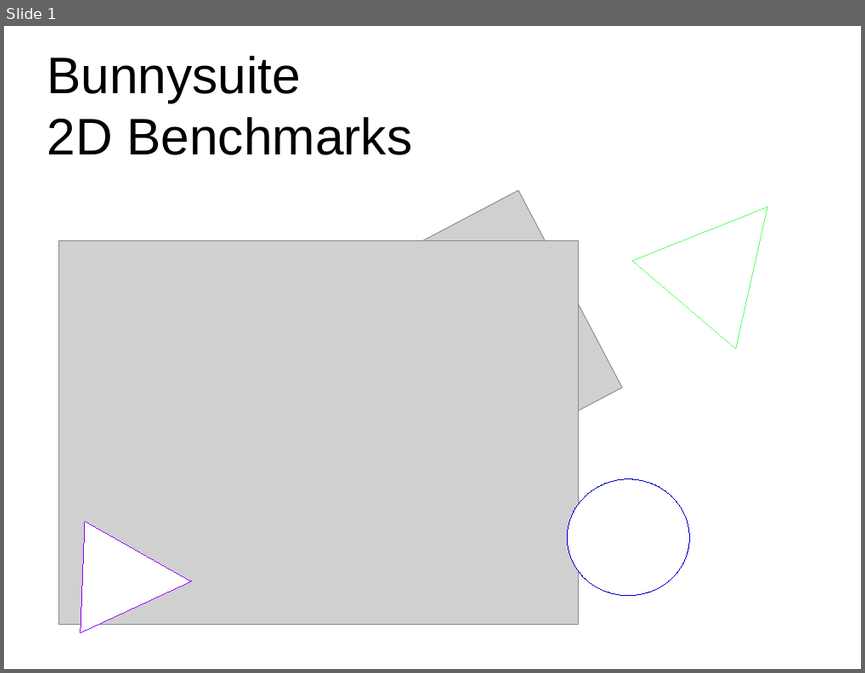
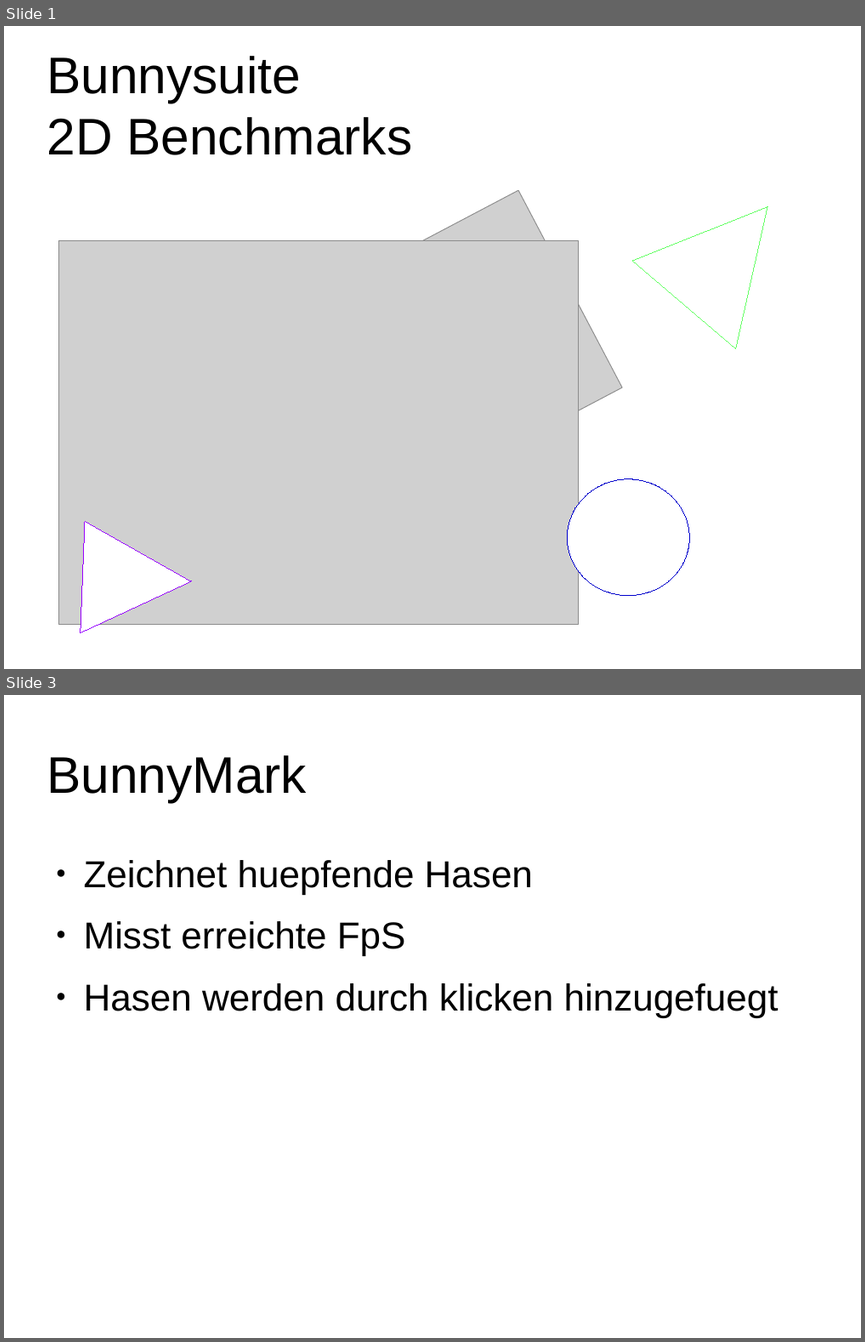
Before and after one commit to LiXiling/bunnysuite, a slide deck: Ausarbeitung/Presentation.odp. Shown one above the other, each under a label of ours: slide 1 before the commit, slides 1 and 3 after it; the slides between them are not shown. The pictures are 865x673 and 865x1342 pixels, drawn with LibreOffice and Linux fonts; fonts in the diff are those of the drawing; grey boxes stand for pictures; background and template pictures are left out. Boxes give left, top, right and bottom in pixels: in the first picture for what was removed or moved away, otherwise in the second. Text is boxed around its words. In the diff, an @@ line names an element or a change of style, - is before the commit and + after.

```diff
--- a/Ausarbeitung/Presentation.odp
+++ b/Ausarbeitung/Presentation.odp
@@ slide 3 added at (4,695,861,1338), background #FFFFFF @@
@@ title added at (46,755,307,802), 47.6 pt, text #000000 @@
+BunnyMark
@@ text added at (84,860,778,1017), 34.7 pt, text #000000 @@
+● Zeichnet huepfende Hasen
+● Misst erreichte FpS
+● Hasen werden durch klicken hinzugefuegt
```
Also in this commit, not shown: 2 slides changed, 3 other slides added, 2 slides removed, 1 other file.
